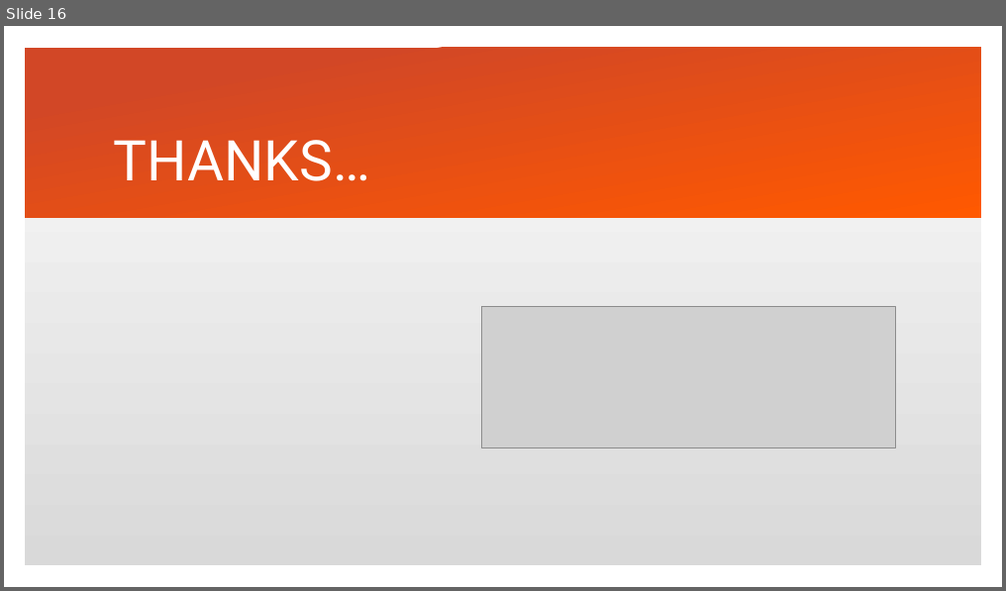
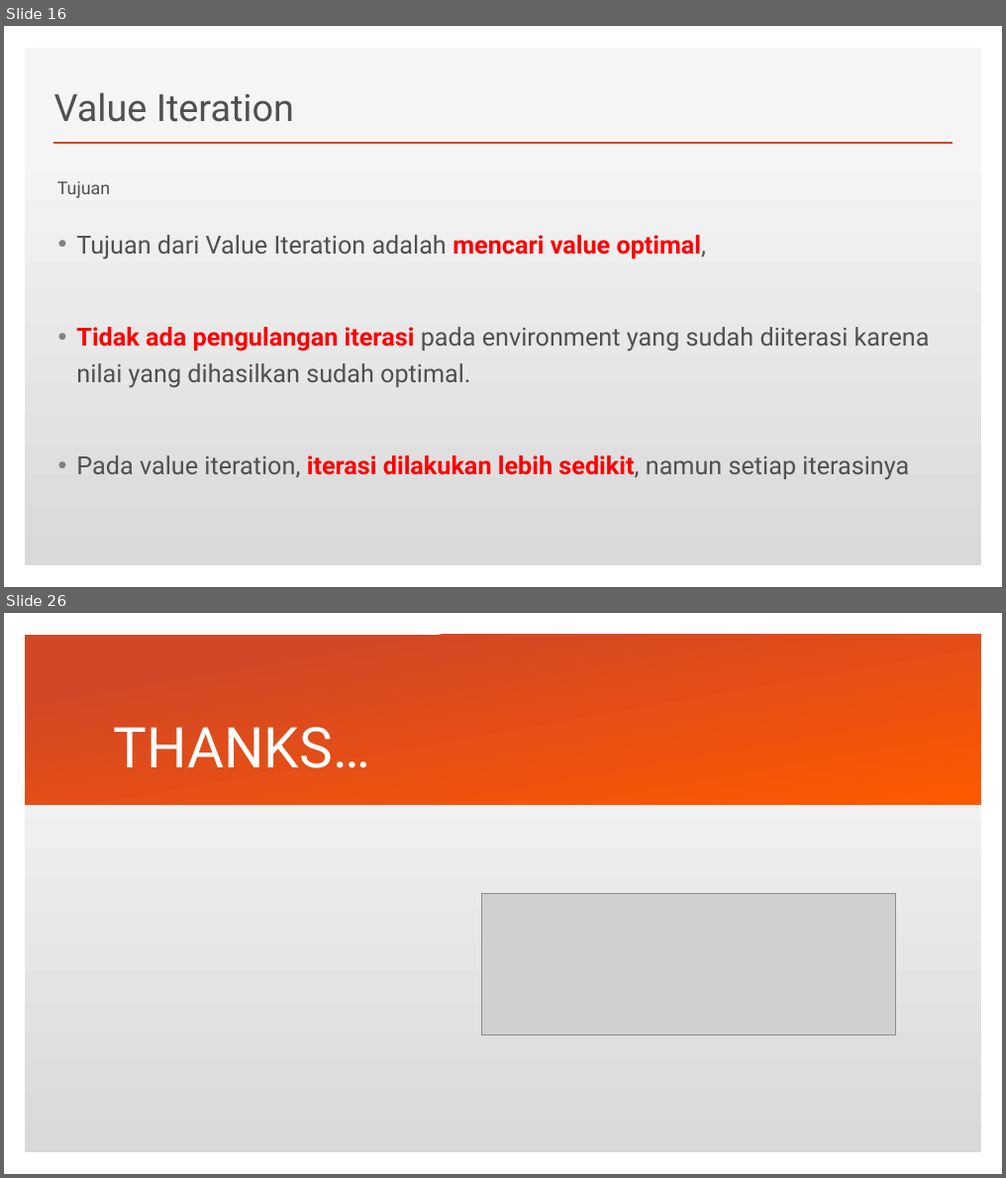
Before and after one commit to csh3l3-2017b/0b-sharing-is-caring-team_i_reinforcement_learning, a slide deck: Presentasi Kelompok Tommy.pptx. Shown one above the other, each under a label of ours: slide 16 before the commit, slides 16 and 26 after it; the slides between them are not shown. The pictures are 1006x591 and 1006x1178 pixels, drawn with LibreOffice and Linux fonts; fonts in the diff are those of the drawing; grey boxes stand for pictures. Boxes give left, top, right and bottom in pixels: in the first picture for what was removed or moved away, otherwise in the second. Text is boxed around its words. In the diff, an @@ line names an element or a change of style, - is before the commit and + after.

```diff
--- a/Presentasi Kelompok Tommy.pptx
+++ b/Presentasi Kelompok Tommy.pptx
@@ slide 16 added at box(4, 26, 1002, 587), background #FFFFFF; not listed: 2 template elements that a slide beside it also shows @@
@@ title added at box(54, 92, 294, 122), 36 pt, text #505050 @@
+Value Iteration
@@ line added from (54, 143) to (952, 143), #D24726 2 pt @@
@@ text added at box(57, 181, 116, 197), 17 pt, text #505050 @@
+Click to edit Master text styles
@@ text added at box(57, 181, 110, 198), 17 pt, text #505050 @@
+Tujuan
@@ text added at box(76, 235, 930, 480), 24 pt, text #505050 @@
+• Tujuan dari Value Iteration adalah mencari value optimal,
+• Tidak ada pengulangan iterasi pada environment yang sudah diiterasi karena nilai yang dihasilkan sudah optimal.
+• Pada value iteration, iterasi dilakukan lebih sedikit, namun setiap iterasinya
@@ what was slide 16 is now slide 26 @@
```
Also in this commit, not shown: 1 slide changed, 10 other slides added, 1 slide removed, 3 other files.
